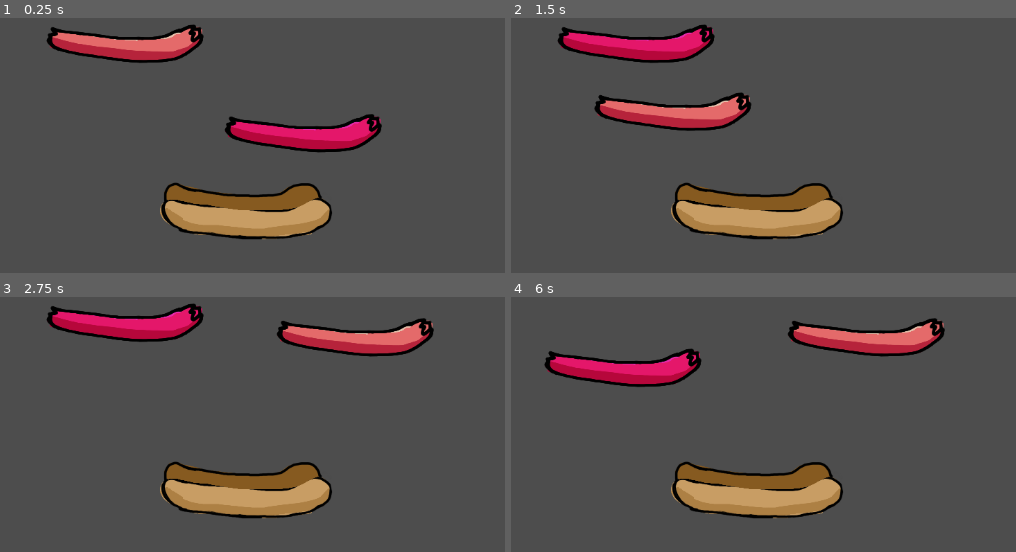
Above: before the commit, frames 1-4 (two rows, left to right).
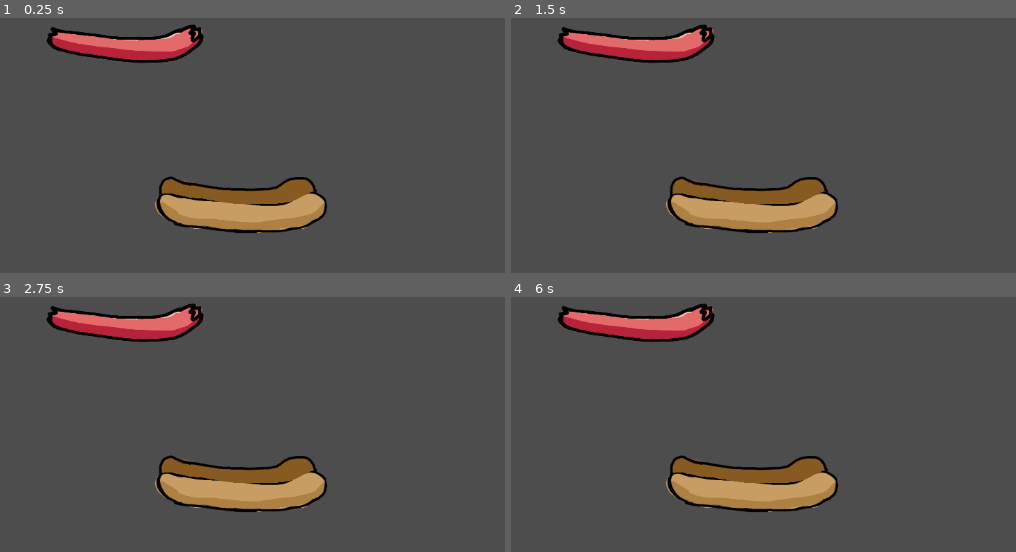
Above: after the commit, the same moments.

Repository: duncan-iaria/hotdog-hero
Game: Godot game, scene res://scenes/Cart.tscn
Same seed, same stepped clock (60 frames per second), same inputs: the game is played once before the commit and once after it. The project has no main scene, so this scene is started directly.
Inputs (mouse positions are in pixels of both pictures, inside the frame that each line leads up to):
- Up to frame 1 (0.25 s): no input
- Up to frame 2 (1.5 s): tap Enter at 0.5 s; drag from (814, 132) to (637, 43) at 0.52 s; tap Space at 1.25 s; drag from (637, 43) to (748, 247) at 1.27 s
- Up to frame 3 (2.75 s): tap Enter at 2 s; move the mouse to (358, 337) at 2.02 s; press the mouse at (358, 337) at 2.03 s
- Up to frame 4 (6 s): release the mouse at (869, 337) at 2.75 s; tap Space at 2.75, 4.25 s; drag from (748, 526) to (864, 337) at 2.77 s; tap Enter at 3.5 s; move the mouse to (outside the picture) at 3.52 s; press the mouse at (outside the picture) at 3.53 s; release the mouse at (outside the picture) at 4.25 s; drag from (546, 368) to (864, 337) at 4.27 s; move the mouse to (829, 437) at 5.02 s; press the mouse at (829, 437) at 5.03 s; release the mouse at (829, 437) at 5.75 s; drag from (667, 325) to (627, 460) at 5.77 s

The runs differ from the first frame. In frame 1, 7.3% of the frame differs, in the area x 30-76%, y 37-87%; in frame 2, 9.3%; in frame 3, 9.3%; in frame 4, 13%, in the area x 6-86%, y 2-87%.

Commit message:
🚧 wip i have no idea whats happening at this point

Diff:
--- a/hotdog-hero/project.godot
+++ b/hotdog-hero/project.godot
@@ -27,6 +27,10 @@
 ]
 }
 
+[layer_names]
+
+2d_physics/layer_1="ingredients"
+
 [rendering]
 
 renderer/rendering_method="gl_compatibility"
--- a/hotdog-hero/scenes/Cart.tscn
+++ b/hotdog-hero/scenes/Cart.tscn
@@ -1,56 +1,64 @@
-[gd_scene load_steps=6 format=3 uid="uid://dcf8dl4oa1sgj"]
+[gd_scene load_steps=10 format=3 uid="uid://dcf8dl4oa1sgj"]
 
 [ext_resource type="Texture2D" uid="uid://ijlp0e6kfidu" path="res://assets/hotdog_01.png" id="1_h4u3a"]
-[ext_resource type="Script" path="res://scripts/draggable.gd" id="2_6qeuo"]
+[ext_resource type="Script" path="res://scripts/ingredient.gd" id="3_gshhp"]
 [ext_resource type="Texture2D" uid="uid://bkcnx372ofcjk" path="res://assets/bun_front_01.png" id="3_v3uhh"]
+[ext_resource type="PackedScene" uid="uid://cjcc70l6uh7q8" path="res://scenes/Draggable.tscn" id="3_yqamu"]
 [ext_resource type="Texture2D" uid="uid://7d2o6sad8iyq" path="res://assets/bun_rear_01.png" id="4_qjhum"]
+[ext_resource type="Script" path="res://scripts/ingredient_container.gd" id="4_x4iwu"]
+[ext_resource type="Script" path="res://scripts/ingredient_drop_zone.gd" id="7_t8qrs"]
 
-[sub_resource type="RectangleShape2D" id="RectangleShape2D_82pgn"]
-size = Vector2(231, 61)
+[sub_resource type="RectangleShape2D" id="RectangleShape2D_5hkf1"]
+size = Vector2(205, 25)
+
+[sub_resource type="RectangleShape2D" id="RectangleShape2D_q37aq"]
+size = Vector2(199, 20)
 
 [node name="Cart" type="Node2D"]
 y_sort_enabled = true
 
-[node name="Hotdog2" type="Node2D" parent="."]
-y_sort_enabled = true
-position = Vector2(617, 287)
-metadata/_edit_group_ = true
-
-[node name="Art" type="Sprite2D" parent="Hotdog2"]
-self_modulate = Color(1, 0.219608, 1, 1)
-texture = ExtResource("1_h4u3a")
-
-[node name="Draggable" type="Area2D" parent="Hotdog2"]
-script = ExtResource("2_6qeuo")
-
-[node name="CollisionShape2D" type="CollisionShape2D" parent="Hotdog2/Draggable"]
-position = Vector2(-1.5, 1.5)
-shape = SubResource("RectangleShape2D_82pgn")
-
-[node name="Hotdog" type="Node2D" parent="."]
+[node name="Hotdog" type="Node2D" parent="." node_paths=PackedStringArray("DRAGGABLE_NODE")]
 y_sort_enabled = true
 position = Vector2(360, 158)
-metadata/_edit_group_ = true
+script = ExtResource("3_gshhp")
+id = "hotdog"
+display_name = "Hot Dog"
+ingredient_type = 1
+DRAGGABLE_NODE = NodePath("Draggable")
 
 [node name="Art" type="Sprite2D" parent="Hotdog"]
 texture = ExtResource("1_h4u3a")
 
-[node name="Draggable" type="Area2D" parent="Hotdog"]
-script = ExtResource("2_6qeuo")
+[node name="Draggable" parent="Hotdog" instance=ExtResource("3_yqamu")]
 
-[node name="CollisionShape2D" type="CollisionShape2D" parent="Hotdog/Draggable"]
-position = Vector2(-1.5, 1.5)
-shape = SubResource("RectangleShape2D_82pgn")
+[node name="RigidBody2D" type="RigidBody2D" parent="Hotdog"]
+contact_monitor = true
+
+[node name="CollisionShape2D" type="CollisionShape2D" parent="Hotdog/RigidBody2D"]
+position = Vector2(-4.5, 11.5)
+shape = SubResource("RectangleShape2D_5hkf1")
+debug_color = Color(0.941176, 0, 0.603922, 0.419608)
 
 [node name="Bun" type="Node2D" parent="."]
-position = Vector2(529, 392)
+position = Vector2(522, 383)
+script = ExtResource("4_x4iwu")
 metadata/_edit_group_ = true
 
-[node name="Sprite2D" type="Sprite2D" parent="Bun"]
+[node name="BunFront" type="Sprite2D" parent="Bun"]
 texture = ExtResource("3_v3uhh")
 
-[node name="Sprite2D2" type="Sprite2D" parent="Bun"]
+[node name="BunRear" type="Sprite2D" parent="Bun"]
 texture = ExtResource("4_qjhum")
 
-[connection signal="input_event" from="Hotdog2/Draggable" to="Hotdog2/Draggable" method="_on_input_event"]
-[connection signal="input_event" from="Hotdog/Draggable" to="Hotdog/Draggable" method="_on_input_event"]
+[node name="IngredientDropZone" type="Node2D" parent="Bun"]
+script = ExtResource("7_t8qrs")
+
+[node name="Area2D" type="Area2D" parent="Bun/IngredientDropZone"]
+
+[node name="CollisionShape2D" type="CollisionShape2D" parent="Bun/IngredientDropZone/Area2D"]
+position = Vector2(2.5, 11)
+shape = SubResource("RectangleShape2D_q37aq")
+
+[node name="Draggable" parent="Bun" instance=ExtResource("3_yqamu")]
+
+[connection signal="body_entered" from="Bun/IngredientDropZone/Area2D" to="Bun/IngredientDropZone" method="_on_body_entered"]
--- /dev/null
+++ b/hotdog-hero/scenes/Draggable.tscn
@@ -0,0 +1,15 @@
+[gd_scene load_steps=3 format=3 uid="uid://cjcc70l6uh7q8"]
+
+[ext_resource type="Script" path="res://scripts/draggable.gd" id="1_wl00q"]
+
+[sub_resource type="RectangleShape2D" id="RectangleShape2D_82pgn"]
+size = Vector2(231, 61)
+
+[node name="Draggable" type="Area2D"]
+script = ExtResource("1_wl00q")
+
+[node name="CollisionShape2D" type="CollisionShape2D" parent="."]
+position = Vector2(-1.5, 1.5)
+shape = SubResource("RectangleShape2D_82pgn")
+
+[connection signal="input_event" from="." to="." method="_on_input_event"]
--- a/hotdog-hero/scripts/draggable.gd
+++ b/hotdog-hero/scripts/draggable.gd
@@ -12,12 +12,12 @@
 	_parent = self.get_parent();
 
 
-func _process(delta):
+func _process(_delta):
 	if _is_dragging && _parent != null:
 		_parent.position = _current_viewport.get_mouse_position() - _cursor_offset;
 
 
-func _on_input_event(viewport: Viewport, event: InputEvent, shape_idx: int):
+func _on_input_event(viewport: Viewport, event: InputEvent, _shape_idx: int):
 	if event.is_action_pressed("left_click"):
 		_current_viewport = viewport;
 		_is_dragging = !_is_dragging;
--- /dev/null
+++ b/hotdog-hero/scripts/ingredient.gd
@@ -0,0 +1,14 @@
+class_name Ingredient extends Node2D
+
+enum INGREDIENT_TYPE { POURABLE, ATTACHABLE }
+
+@export var id: String = '';
+@export var display_name: String = '';
+@export var cost: int = 1;
+@export var ingredient_type: INGREDIENT_TYPE;
+@export var DRAGGABLE_NODE: Draggable;
+
+
+func on_attached():
+	DRAGGABLE_NODE.set_process(false);
+	DRAGGABLE_NODE.hide();
--- /dev/null
+++ b/hotdog-hero/scripts/ingredient_container.gd
@@ -0,0 +1,3 @@
+# A Class for anything that can have ingredients put on it
+# LIKE A BUN!!!
+class_name IngredientContainer extends Node2D
--- /dev/null
+++ b/hotdog-hero/scripts/ingredient_drop_zone.gd
@@ -0,0 +1,8 @@
+class_name IngredientDropZone extends Node2D
+
+func _on_body_entered(body: Node2D):
+	if body.get_parent() is Ingredient:
+		print("hotdog attached");
+		body.get_parent().on_attached();
+	else:
+		print("not hotdog", body);
